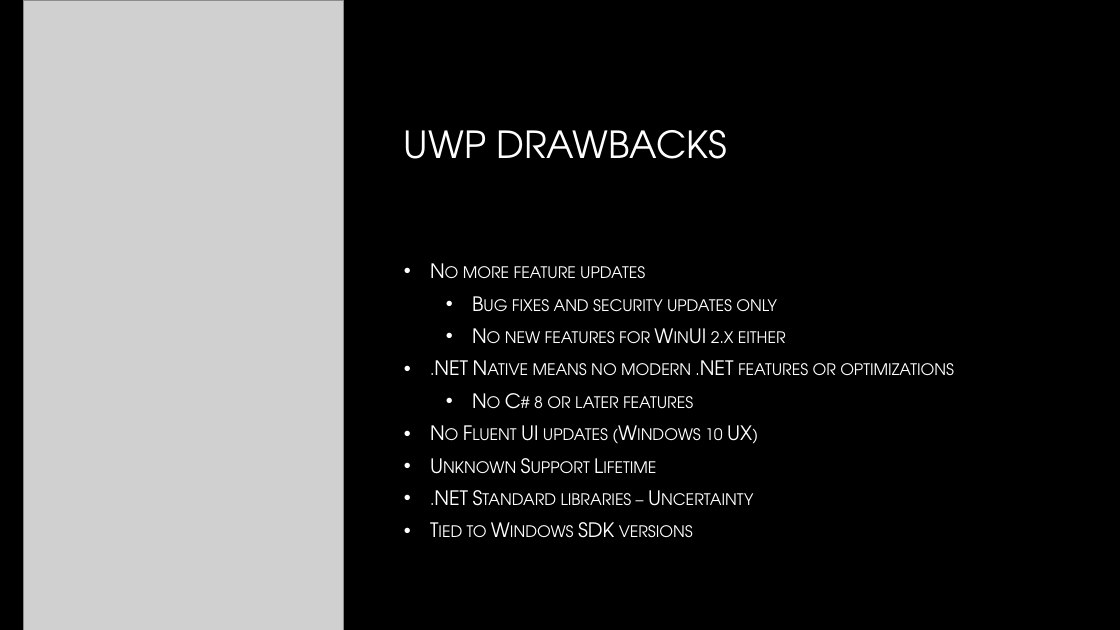
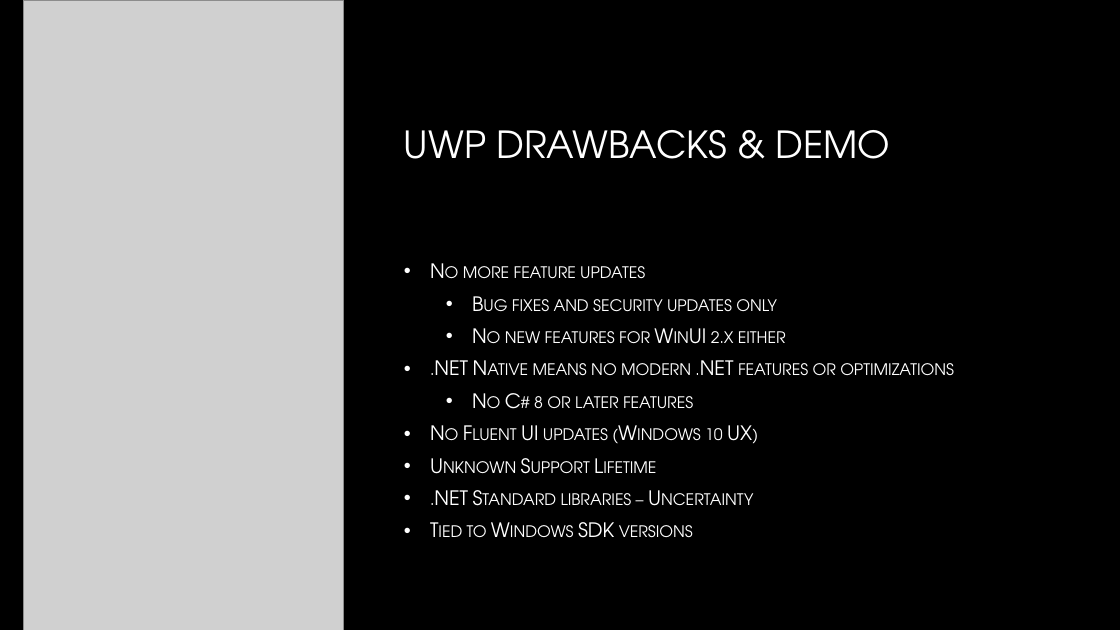
Before and after one commit to alvinashcraft/speaking, a slide deck: slide 10 of 2024/0221_BostonDotNetArch/Building a Native App for Windows - Boston .NET Arch UG.pptx. Drawn at 1120x630 pixels with LibreOffice and Linux fonts; fonts in the diff are those of the drawing; grey boxes stand for pictures; background and template pictures are left out. Boxes give left, top, right and bottom in pixels: in the first picture for what was removed or moved away, otherwise in the second. Text is boxed around its words. In the diff, an @@ line names an element or a change of style, - is before the commit and + after.

```diff
--- a/2024/0221_BostonDotNetArch/Building a Native App for Windows - Boston .NET Arch UG.pptx
+++ b/2024/0221_BostonDotNetArch/Building a Native App for Windows - Boston .NET Arch UG.pptx
@@ title at <box>404,130,891,159</box>: text changed @@
-UWP DRAWBACKS
+UWP DRAWBACKS & DEMO
```
Also in this commit, not shown: 9 other slides changed, 1 slide added.
